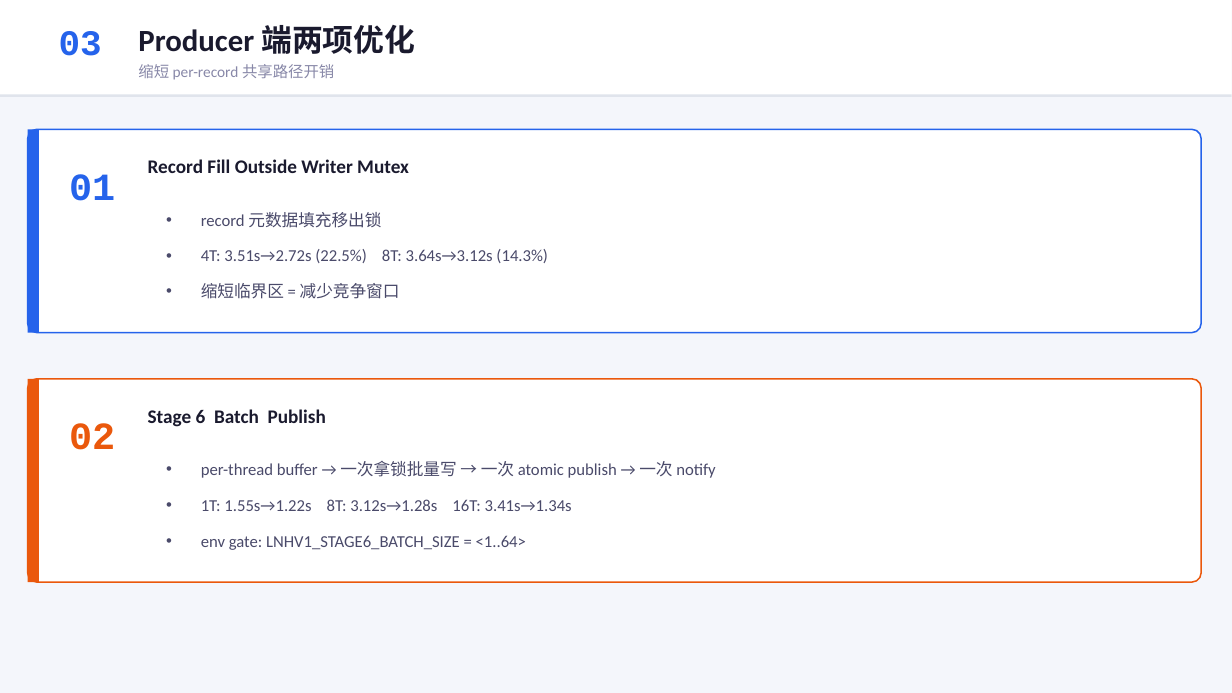
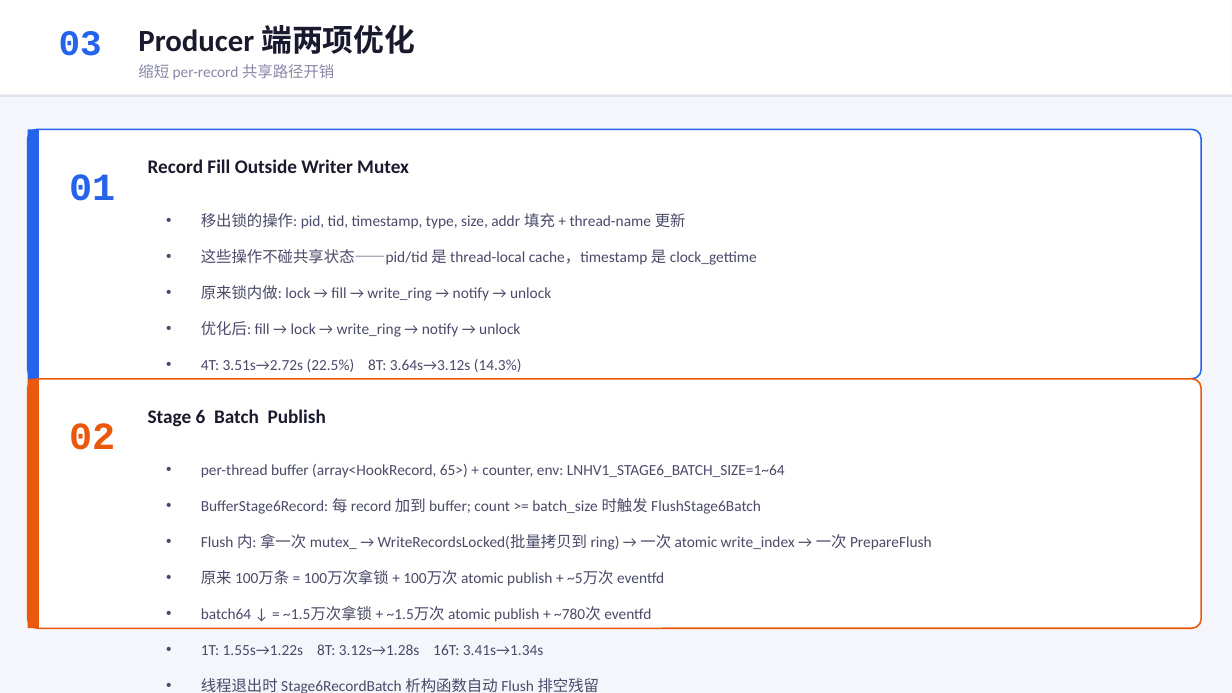
Before and after one commit to YiChiChen1106/Nativehook_linux_planb, a slide deck: slide 4 of presentation/native_hook_progress_2026-06-05.pptx. Drawn at 1232x693 pixels with LibreOffice and Linux fonts; fonts in the diff are those of the drawing. Boxes give left, top, right and bottom in pixels: in the first picture for what was removed or moved away, otherwise in the second. Text is boxed around its words. In the diff, an @@ line names an element or a change of style, - is before the commit and + after.

Commit message:
Add detailed implementation info to slide 4 and script

```diff
--- a/presentation/native_hook_progress_2026-06-05.pptx
+++ b/presentation/native_hook_progress_2026-06-05.pptx
@@ rounded rectangle: place and size @@
-rounded rectangle at [28,129,1202,333]
+rounded rectangle at [28,129,1202,379]
@@ rounded rectangle at [28,129,1202,379]: proportions changed @@
@@ rectangle: place and size @@
-rectangle at [28,129,39,333]
+rectangle at [28,129,39,379]
@@ text at [201,213,757,337]: text changed; size 13 to 12 pt @@
-• record 元数据填充移出锁
+• 移出锁的操作: pid, tid, timestamp, type, size, addr 填充 + thread-name 更新
+• 这些操作不碰共享状态——pid/tid 是 thread-local cache，timestamp 是 clock_gettime
+• 原来锁内做: lock → fill → write_ring → notify → unlock
+• 优化后: fill → lock → write_ring → notify → unlock
@@ text at [201,359,522,372]: size 13 to 12 pt in "4T: 3.51s→2.72s (22.5%) 8T: 3.64s→3.12s (14.3%)" @@
@@ rounded rectangle at [28,379,1202,628]: proportions changed @@
@@ rounded rectangle: place and size @@
-rounded rectangle at [28,379,1202,582]
+rounded rectangle at [28,379,1202,628]
@@ rectangle: place and size @@
-rectangle at [28,379,39,582]
+rectangle at [28,379,39,628]
@@ text at [201,409,600,692]: text changed; size 13 to 12 pt @@
-• 缩短临界区 = 减少竞争窗口
+• 核心收益: 缩短锁内工作量 → 减少其他线程排队等锁时间
@@ text at [201,464,932,622]: text changed; size 13 to 12 pt @@
-• per-thread buffer → 一次拿锁批量写 → 一次 atomic publish → 一次 notify
+• per-thread buffer (array<HookRecord, 65>) + counter, env: LNHV1_STAGE6_BATCH_SIZE=1~64
+• BufferStage6Record: 每 record 加到 buffer; count >= batch_size 时触发 FlushStage6Batch
+• Flush 内: 拿一次 mutex_ → WriteRecordsLocked(批量拷贝到 ring) → 一次 atomic write_index → 一次 PrepareFlush
+• 原来 100万条 = 100万次拿锁 + 100万次 atomic publish + ~5万次 eventfd
+• batch64 ↓ = ~1.5万次拿锁 + ~1.5万次 atomic publish + ~780次 eventfd
@@ text at [201,644,543,655]: size 13 to 12 pt in "1T: 1.55s→1.22s 8T: 3.12s→1.28s 16T: 3.41s→1.34s" @@
@@ text at [201,678,600,693]: text changed; size 13 to 12 pt @@
-• env gate: LNHV1_STAGE6_BATCH_SIZE = <1..64>
+• 线程退出时 Stage6RecordBatch 析构函数自动 Flush 排空残留
```
Also in this commit, not shown: 2 other files.
